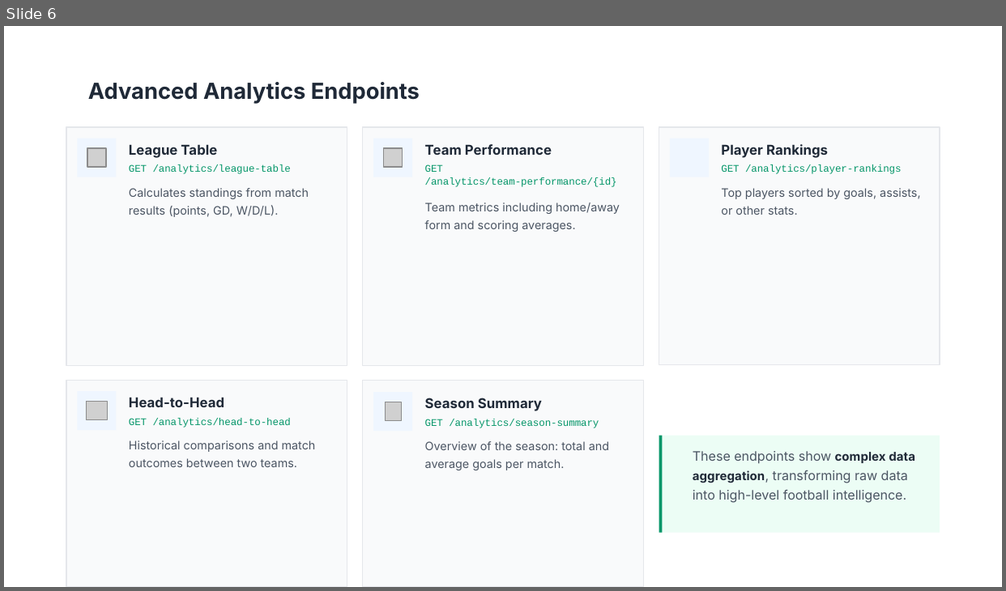
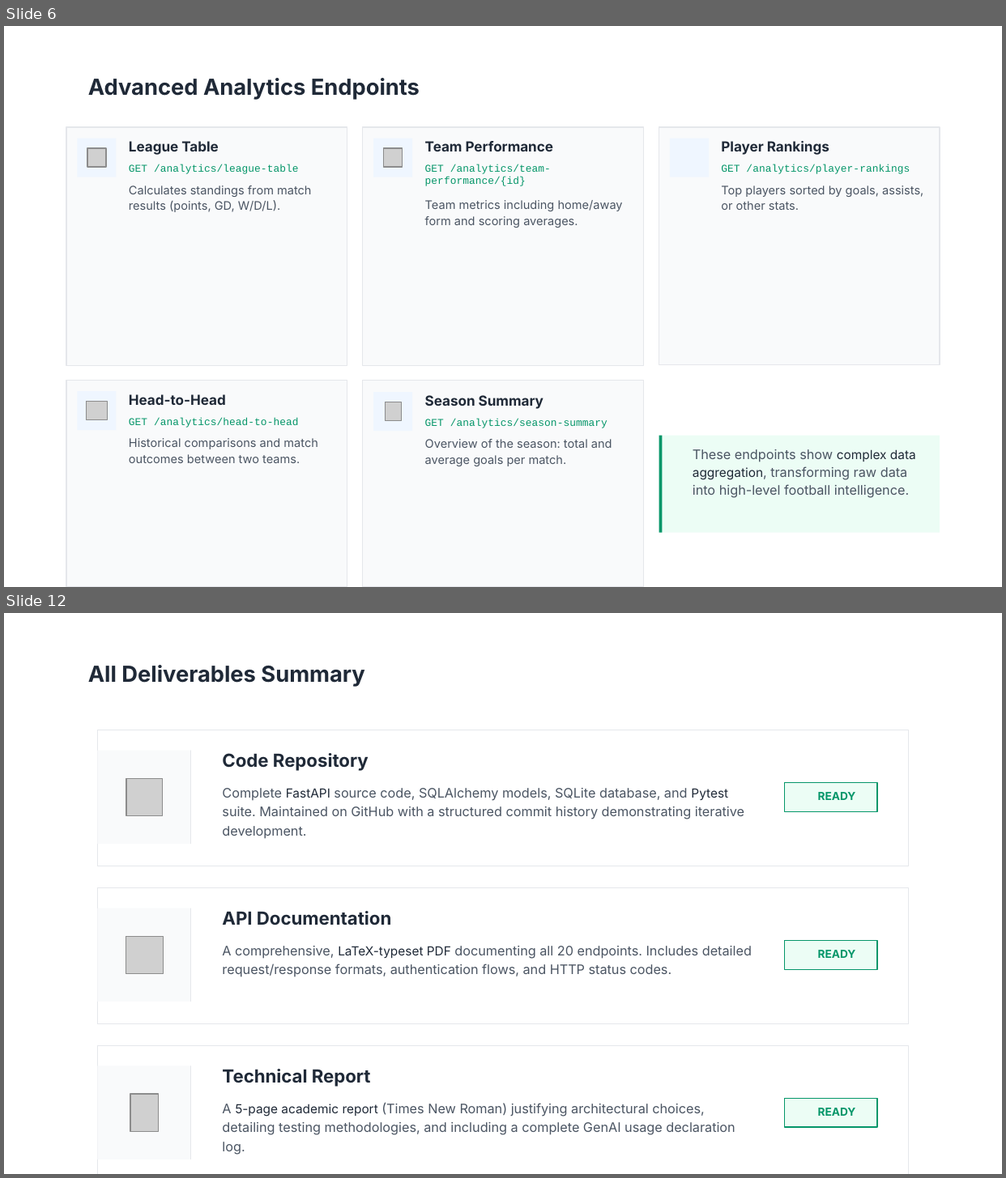
Before and after one commit to Leo-Chen-cs/Web-services-and-web-data-cw1, a slide deck: docs/Football_Analytics_API_-_Technical_Presentation.pptx. Shown one above the other, each under a label of ours: slide 6 before the commit, slides 6 and 12 after it; the slides between them are not shown. The pictures are 1006x591 and 1006x1178 pixels, drawn with LibreOffice and Linux fonts; fonts in the diff are those of the drawing; grey boxes stand for pictures; background and template pictures are left out. Boxes give left, top, right and bottom in pixels: in the first picture for what was removed or moved away, otherwise in the second. Text is boxed around its words. In the diff, an @@ line names an element or a change of style, - is before the commit and + after.

```diff
--- a/docs/Football_Analytics_API_-_Technical_Presentation.pptx
+++ b/docs/Football_Analytics_API_-_Technical_Presentation.pptx
@@ slide 12 added at (4, 613, 1002, 1174), background picture (left out) @@
@@ text added at (88, 665, 365, 687), 16 pt, text #1F2937, bold @@
+All Deliverables Summary
@@ rectangle added at (98, 730, 908, 866), fill #FFFFFF, outline #E5E7EB 0.72 pt @@
@@ rectangle added at (98, 751, 192, 845), fill #F9FAFB @@
@@ rectangle added at (190, 751, 192, 845), fill #E5E7EB @@
@@ text added at (222, 753, 368, 771), 13 pt, text #1F2937, bold @@
+Code Repository
@@ picture added at (126, 779, 162, 816) @@
@@ rectangle added at (784, 782, 877, 811), fill #ECFDF5, outline #059669 0.72 pt @@
@@ text added at (222, 788, 744, 839), 9.5 pt, text #4B5563 @@
+Complete FastAPI source code, SQLAlchemy models, SQLite database, and Pytest suite. Maintained on GitHub with a structured commit history demonstrating iterative development.
@@ text added at (818, 792, 856, 800), 8 pt, text #059669, bold @@
+READY
@@ rectangle added at (98, 888, 908, 1023), fill #FFFFFF, outline #E5E7EB 0.72 pt @@
@@ rectangle added at (98, 909, 192, 1002), fill #F9FAFB @@
@@ rectangle added at (190, 909, 192, 1002), fill #E5E7EB @@
@@ text added at (222, 911, 392, 926), 13 pt, text #1F2937, bold @@
+API Documentation
@@ picture added at (126, 936, 164, 974) @@
@@ text added at (222, 946, 752, 977), 9.5 pt, text #4B5563 @@
+A comprehensive, LaTeX-typeset PDF documenting all 20 endpoints. Includes detailed request/response formats, authentication flows, and HTTP status codes.
@@ rectangle added at (784, 940, 877, 969), fill #ECFDF5, outline #059669 0.72 pt @@
@@ text added at (818, 950, 856, 958), 8 pt, text #059669, bold @@
+READY
@@ rectangle added at (98, 1046, 908, 1174), fill #FFFFFF, outline #E5E7EB 0.72 pt @@
@@ rectangle added at (98, 1066, 192, 1160), fill #F9FAFB @@
@@ rectangle added at (190, 1066, 192, 1160), fill #E5E7EB @@
@@ text added at (222, 1069, 371, 1087), 13 pt, text #1F2937, bold @@
+Technical Report
@@ picture added at (130, 1094, 159, 1132) @@
@@ rectangle added at (784, 1098, 877, 1127), fill #ECFDF5, outline #059669 0.72 pt @@
@@ text added at (222, 1103, 735, 1155), 9.5 pt, text #4B5563 @@
+A 5-page academic report (Times New Roman) justifying architectural choices, detailing testing methodologies, and including a complete GenAI usage declaration log.
@@ text added at (818, 1108, 856, 1116), 8 pt, text #059669, bold @@
+READY
@@ slide 6 changed as well @@
@@ text "Advanced Analytics Endpoints" at (88, 78, 420, 100): line spacing 22pt to 1 @@
@@ size 9.9 to 10 pt; line spacing 14pt to 1 in 5 elements at (129, 141, 219, 155), (425, 141, 554, 152), (721, 141, 829, 155), (129, 395, 226, 405), (425, 395, 543, 409) @@
@@ size 7.3 to 7.5 pt; line spacing 9pt to 1 in 5 elements at (129, 165, 299, 174), (425, 165, 551, 186), (721, 165, 910, 174), (129, 417, 299, 428), (425, 418, 607, 429) @@
@@ size 8.3 to 8.5 pt; line spacing 13pt to 1.12 in 5 elements at (129, 186, 311, 212), (425, 200, 623, 228), (721, 186, 923, 210), (129, 438, 317, 463), (425, 439, 612, 467) @@
@@ text "These endpoints show complex data ..." at (692, 450, 916, 498): size 9.4 to 9.5 pt in "These endpoints show aggregation, transforming raw data ..."; size 8.8 to 9 pt, bold off in "complex data aggregation,"; line spacing 14pt to 1.12 @@
```
Also in this commit, not shown: 7 other slides changed, 3 other slides added, 1 slide removed, 3 other files.
